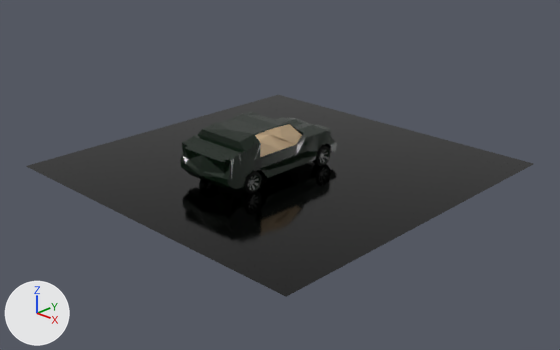
One commit to the Blender file Blender/BroomBroom3.blend: the scene before it, then after it.
Camera for both pictures: a camera (50 mm lens) standing at (12.63, -12.37, 6.4) and looking at (0.41, 0.17, -0.62). Every picture has the same lights, and +X, +Y and +Z are marked at lower left.
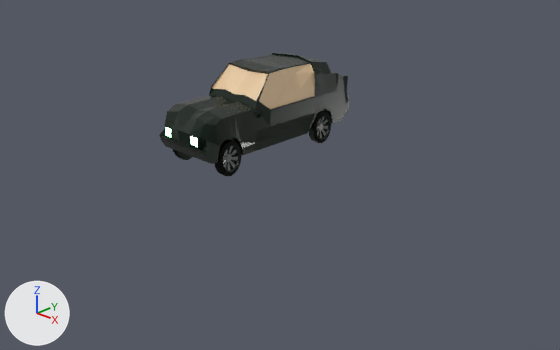
Changed parts and their boxes [x1, y1, x2, y2] in the pictures (560 x 350 px; the box of a moved part takes in the faces that stretch with it):
'Plane', hidden (black)
    before: [26, 95, 533, 297]
'Cube', reshaped, moved, rescaled (19% wider, 49% taller)
    before: [180, 112, 338, 194]
    after: [160, 53, 349, 176]
part 1 of me_cube, moved or reshaped
    before: [213, 112, 338, 178]
    after: [160, 53, 322, 164]
part 2 of me_cube, moved or reshaped
    before: [180, 122, 262, 190]
    after: [272, 53, 349, 123]
part 3 of me_cube, moved or reshaped
    before: [312, 145, 330, 166]
    after: [173, 139, 242, 176]
part 4 of me_cube, moved or reshaped
    before: [241, 170, 262, 194]
    after: [309, 110, 331, 143]

The change, as a diff of the scene's bpy script:
```diff
--- a/Blender/BroomBroom3.blend.py
+++ b/Blender/BroomBroom3.blend.py
@@ me_cube @@
 me_cube.from_pydata(...)  # 743 vertices, 707 faces; spans x -3.32..0.0, y -2.61..11.66, z -3.02..1.91
 # used by ob_cube; location = (0.0, 1.2, -0.07); scale = (-0.273, -0.273, -0.273)
+# me_cube part 1: the loose piece of 191 vertices spanning x -3.0..0.0, y -2.61..8.39, z -3.02..1.0 is scaled about its middle by (0.273, 0.343, -0.421), then moved by (1.09, -3.56, 2.26)
+# me_cube part 2: the loose piece of 76 vertices spanning x -3.08..0.0, y 7.25..11.66, z -2.97..1.03 is scaled about its middle by (0.273, 0.343, -0.421), then moved by (1.12, -7.87, 2.21)
+# me_cube part 3: the loose piece of 224 vertices spanning x -3.06..-2.33, y -1.33..0.59, z -0.02..1.91 is scaled about its middle by (0.273, 0.343, -0.421), then moved by (1.96, -1.42, -0.52)
+# me_cube part 4: the loose piece of 224 vertices spanning x -3.06..-2.33, y 7.48..9.41, z -0.02..1.91 is scaled about its middle by (0.273, 0.343, -0.421), then moved by (1.96, -7.2, -0.52)
 me_cube.materials.append(mat_chas)
@@ ob_cube @@
 ob_cube = bpy.data.objects.new('Cube', me_cube)
-ob_cube.location = (0.0, 1.2, -0.07)
-ob_cube.scale = (-0.273, -0.273, -0.273)
+ob_cube.location = (0.0, 0.0, 0.0)
 _m = ob_cube.modifiers.new('Mirror', 'MIRROR')
@@ ob_plane @@
 ob_plane.location = (0.04, 0.58, -0.58)
+ob_plane.hide_set(True)
```
